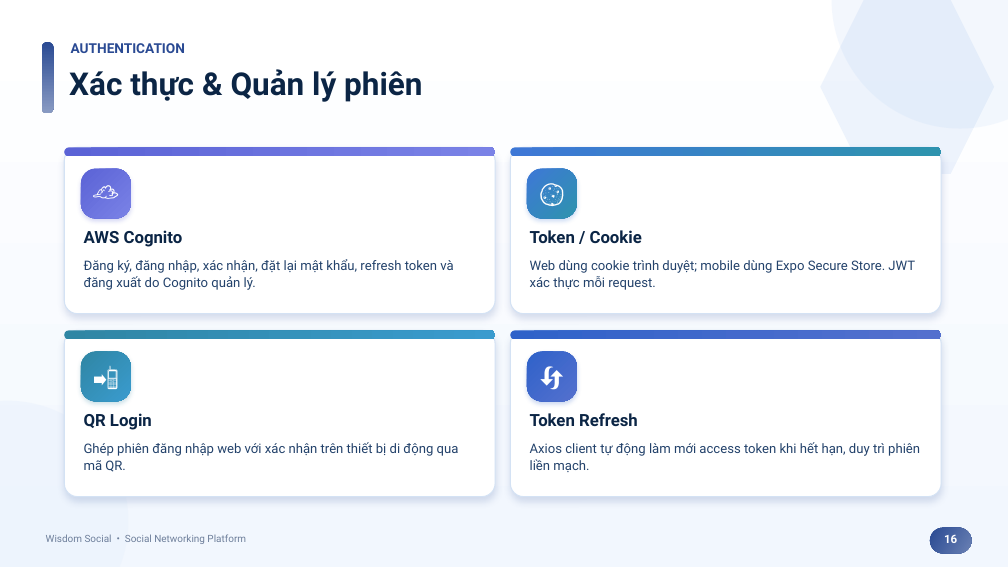
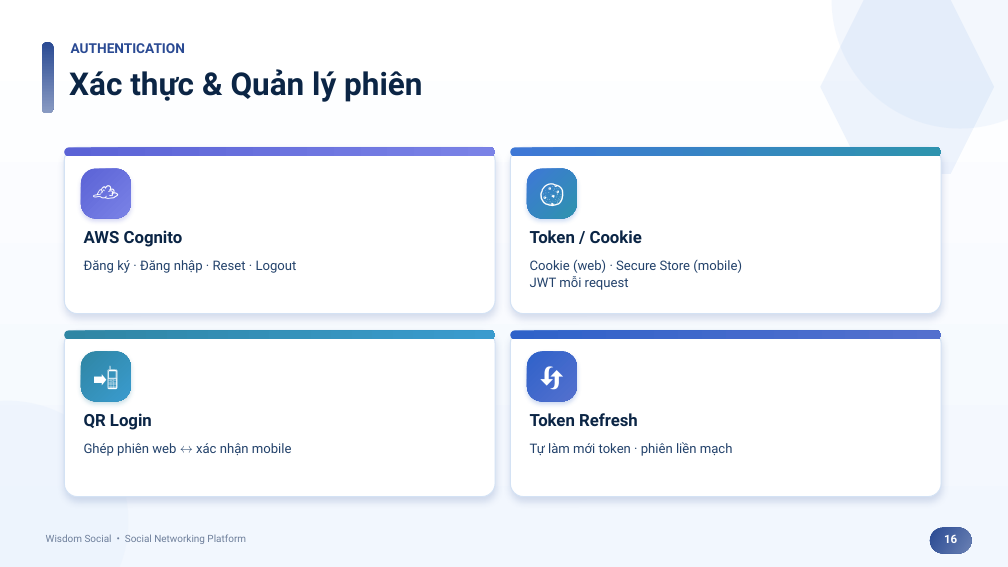
Before and after one commit to HuuThai2910/wisdom-social, a slide deck: slide 16 of Wisdom_Social_Presentation.pptx. Drawn at 1008x567 pixels with LibreOffice and Linux fonts; fonts in the diff are those of the drawing. Boxes give left, top, right and bottom in pixels: in the first picture for what was removed or moved away, otherwise in the second. Text is boxed around its words. In the diff, an @@ line names an element or a change of style, - is before the commit and + after.

```diff
--- a/Wisdom_Social_Presentation.pptx
+++ b/Wisdom_Social_Presentation.pptx
@@ text at (84,260,297,273): text changed @@
-Đăng ký, đăng nhập, xác nhận, đặt lại mật khẩu, refresh token và đăng xuất do Cognito quản lý.
+Đăng ký · Đăng nhập · Reset · Logout
@@ text at (530,259,742,290): text changed @@
-Web dùng cookie trình duyệt; mobile dùng Expo Secure Store. JWT xác thực mỗi request.
+Cookie (web) · Secure Store (mobile)
+JWT mỗi request
@@ text at (84,443,292,456): text changed @@
-Ghép phiên đăng nhập web với xác nhận trên thiết bị di động qua mã QR.
+Ghép phiên web ↔ xác nhận mobile
@@ text at (530,442,733,456): text changed @@
-Axios client tự động làm mới access token khi hết hạn, duy trì phiên liền mạch.
+Tự làm mới token · phiên liền mạch
```
Also in this commit, not shown: 21 other slides changed, 1 other file.
